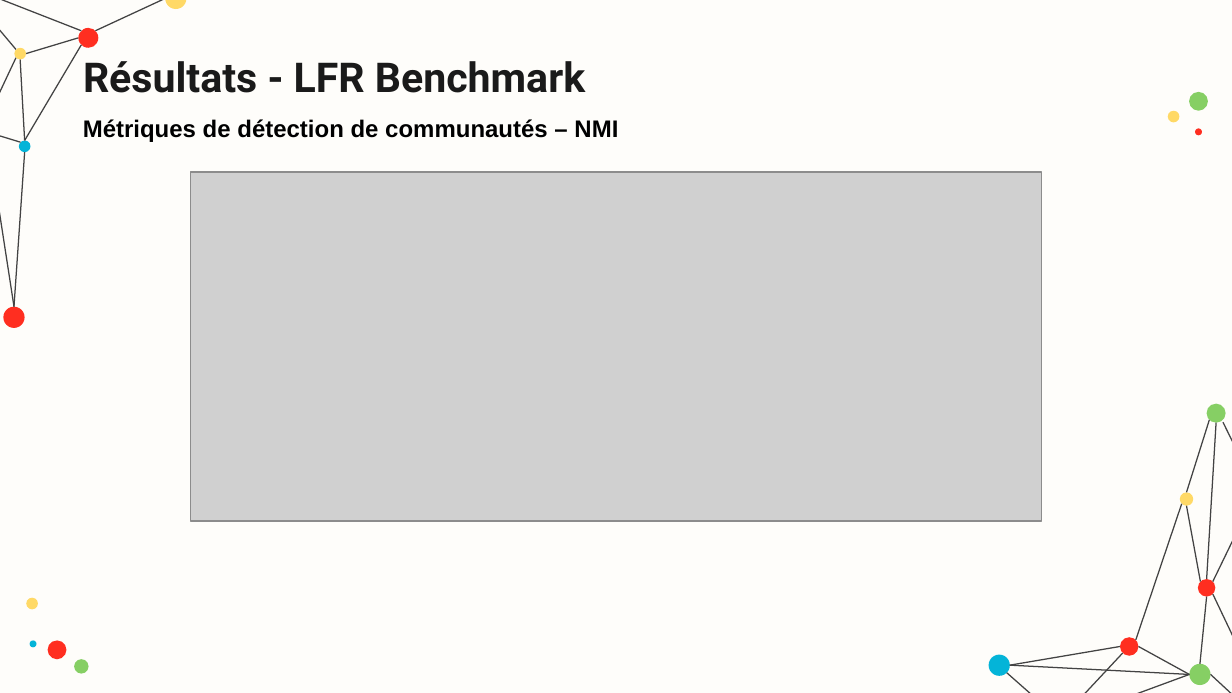
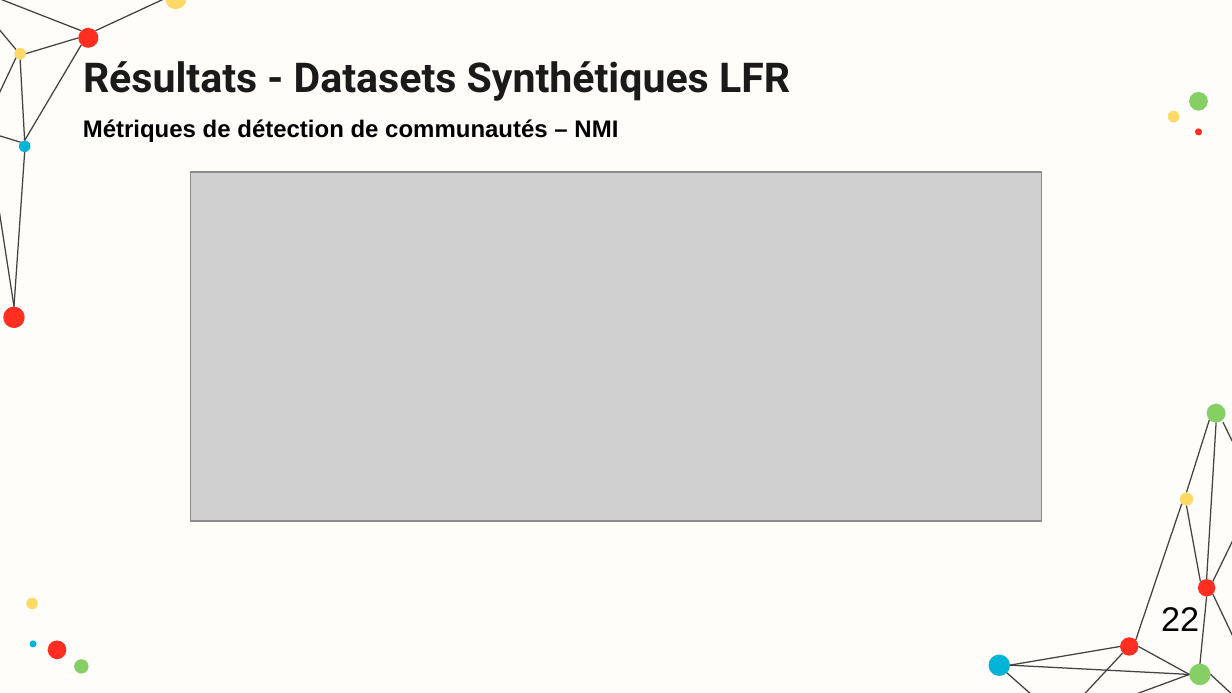
Before and after one commit to hamzamdn077/Master-Project, a slide deck: slide 22 of presentation.pptx (slide 24 before the commit). Drawn at 1232x693 pixels with LibreOffice and Linux fonts; fonts in the diff are those of the drawing; grey boxes stand for pictures. Boxes give left, top, right and bottom in pixels: in the first picture for what was removed or moved away, otherwise in the second. Text is boxed around its words. In the diff, an @@ line names an element or a change of style, - is before the commit and + after.

```diff
--- a/presentation.pptx
+++ b/presentation.pptx
@@ title at box(83, 61, 790, 101): text changed @@
-Résultats - LFR Benchmark
+Résultats - Datasets Synthétiques LFR
@@ text added at box(1161, 607, 1199, 631), 20 pt, text #000000 @@
+22
```
Also in this commit, not shown: 27 other slides changed, 2 slides removed, 1 other file.
